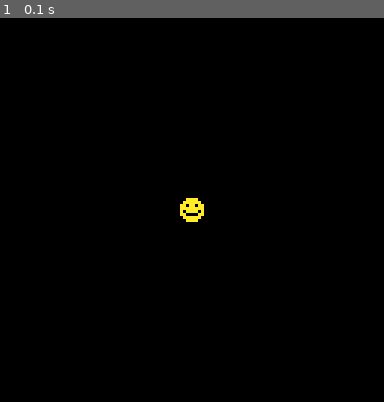
Above: before the commit, frame 1.
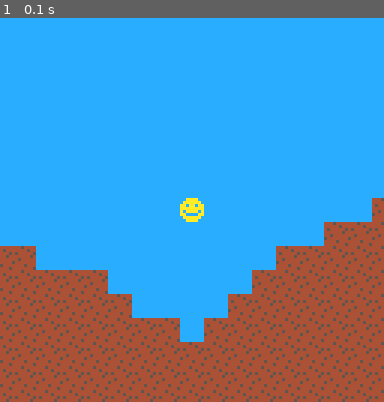
Above: after the commit, the same moment.

Repository: Bcribb/vibe-mine-pico
Game: PICO-8 cartridge vibe_mine.p8
Two runs of this game, one before a commit and one after it. Both use one fixed random seed, a clock stepped at 60 frames per second and the inputs below.
Inputs:
- Up to frame 1 (0.1 s): no input

The runs differ from the first frame. In frame 1, 100% of the frame differs, in the area x 0-100%, y 0-100%.

Commit message:
VIBIN: add noise-based terrain generation with chunk loading
Implement a 2D sidescroller terrain system using 1D Perlin noise (FBM)
with on-demand chunk generation. Dirt tiles fill below the noise-generated
surface, chunks load/unload within a configurable distance from the player,
and the tile grid is aligned to the player sprite at screen center.

Co-authored-by: Cursor <cursoragent@cursor.com>

Diff:
--- /dev/null
+++ b/src/constants/world.lua
@@ -0,0 +1,19 @@
+-- tile / chunk geometry
+tile_size = 8
+chunk_w   = 16
+chunk_h   = 16
+load_dist = 2
+
+-- noise / terrain
+world_seed   = 42
+surface_base = 1
+surface_amp  = 6
+noise_freq   = 0.05
+noise_oct    = 4
+
+-- tile ids
+t_air  = 0
+t_dirt = 1
+
+-- sprite slots
+spr_dirt = 2
--- a/src/main.lua
+++ b/src/main.lua
@@ -1,10 +1,18 @@
 function _init()
+ player_x=0
+ player_y=0
+ init_camera()
+ update_chunks()
 end
 
 function _update()
+ update_chunks()
 end
 
 function _draw()
- cls()
- spr(1,60,60)
+ cls(12)
+ camera(cam_x,cam_y)
+ draw_world()
+ camera()
+ spr(1,64-4,64-4)
 end
--- /dev/null
+++ b/src/scripts/camera.lua
@@ -0,0 +1,20 @@
+cam_x=0
+cam_y=0
+
+function init_camera()
+ cam_x=player_x-60
+ cam_y=player_y-60
+end
+
+function draw_world()
+ local tx0=flr(cam_x/tile_size)
+ local ty0=flr(cam_y/tile_size)
+ for tx=tx0,tx0+16 do
+  for ty=ty0,ty0+16 do
+   local t=get_tile(tx,ty)
+   if t==t_dirt then
+    spr(spr_dirt,tx*tile_size,ty*tile_size)
+   end
+  end
+ end
+end
--- /dev/null
+++ b/src/scripts/chunks.lua
@@ -0,0 +1,63 @@
+chunks={}
+
+function chunk_key(cx,cy)
+ return cx..","..cy
+end
+
+function gen_chunk(cx,cy)
+ local c={}
+ for lx=0,chunk_w-1 do
+  c[lx]={}
+  local wx=cx*chunk_w+lx
+  local sy=get_surface_y(wx)
+  for ly=0,chunk_h-1 do
+   local wy=cy*chunk_h+ly
+   if wy>=sy then
+    c[lx][ly]=t_dirt
+   else
+    c[lx][ly]=t_air
+   end
+  end
+ end
+ return c
+end
+
+function get_chunk(cx,cy)
+ local k=chunk_key(cx,cy)
+ if not chunks[k] then
+  chunks[k]=gen_chunk(cx,cy)
+ end
+ return chunks[k]
+end
+
+function get_tile(wx,wy)
+ local cx=flr(wx/chunk_w)
+ local cy=flr(wy/chunk_h)
+ local c=chunks[chunk_key(cx,cy)]
+ if not c then return t_air end
+ local lx=wx-cx*chunk_w
+ local ly=wy-cy*chunk_h
+ return c[lx] and c[lx][ly] or t_air
+end
+
+function update_chunks()
+ local pcx=flr(player_x/tile_size/chunk_w)
+ local pcy=flr(player_y/tile_size/chunk_h)
+
+ local keep={}
+ for cx=pcx-load_dist,pcx+load_dist do
+  for cy=pcy-load_dist,pcy+load_dist do
+   local k=chunk_key(cx,cy)
+   keep[k]=true
+   if not chunks[k] then
+    chunks[k]=gen_chunk(cx,cy)
+   end
+  end
+ end
+
+ for k in pairs(chunks) do
+  if not keep[k] then
+   chunks[k]=nil
+  end
+ end
+end
--- /dev/null
+++ b/src/scripts/noise.lua
@@ -0,0 +1,29 @@
+-- 1d value noise using srand/rnd for deterministic hashing
+function pnoise(x)
+ local xi=flr(x)
+ local xf=x-xi
+ xf=xf*xf*(3-2*xf)
+ srand(xi+world_seed)
+ local a=rnd()
+ srand(xi+1+world_seed)
+ local b=rnd()
+ return a+(b-a)*xf
+end
+
+-- fractional brownian motion (layered octaves)
+function fbm(x,oct)
+ local val,amp,freq,tot=0,1,1,0
+ for i=1,oct do
+  val+=pnoise(x*freq)*amp
+  tot+=amp
+  amp*=0.5
+  freq*=2
+ end
+ return val/tot
+end
+
+-- terrain surface height for a given tile-x
+function get_surface_y(wx)
+ local h=fbm(wx*noise_freq,noise_oct)
+ return flr(surface_base+h*surface_amp*2-surface_amp)
+end
--- a/vibe_mine.p8
+++ b/vibe_mine.p8
@@ -1,16 +1,20 @@
 pico-8 cartridge // http://www.pico-8.com
 version 43
 __lua__
+#include src/constants/world.lua
+#include src/scripts/noise.lua
+#include src/scripts/chunks.lua
+#include src/scripts/camera.lua
 #include src/main.lua
 __gfx__
-0000000000aaaa000000000000000000000000000000000000000000000000000000000000000000000000000000000000000000000000000000000000000000
-000000000aaaaaa00000000000000000000000000000000000000000000000000000000000000000000000000000000000000000000000000000000000000000
-00700700aa0aa0aa0000000000000000000000000000000000000000000000000000000000000000000000000000000000000000000000000000000000000000
-00077000aaaaaaaa0000000000000000000000000000000000000000000000000000000000000000000000000000000000000000000000000000000000000000
-00077000a0aaaa0a0000000000000000000000000000000000000000000000000000000000000000000000000000000000000000000000000000000000000000
-00700700aa0000aa0000000000000000000000000000000000000000000000000000000000000000000000000000000000000000000000000000000000000000
-000000000aaaaaa00000000000000000000000000000000000000000000000000000000000000000000000000000000000000000000000000000000000000000
-0000000000aaaa000000000000000000000000000000000000000000000000000000000000000000000000000000000000000000000000000000000000000000
+0000000000aaaa004445444400000000000000000000000000000000000000000000000000000000000000000000000000000000000000000000000000000000
+000000000aaaaaa04444454400000000000000000000000000000000000000000000000000000000000000000000000000000000000000000000000000000000
+00700700aa0aa0aa4544444500000000000000000000000000000000000000000000000000000000000000000000000000000000000000000000000000000000
+00077000aaaaaaaa4444445400000000000000000000000000000000000000000000000000000000000000000000000000000000000000000000000000000000
+00077000a0aaaa0a4454444400000000000000000000000000000000000000000000000000000000000000000000000000000000000000000000000000000000
+00700700aa0000aa5444444400000000000000000000000000000000000000000000000000000000000000000000000000000000000000000000000000000000
+000000000aaaaaa04444544400000000000000000000000000000000000000000000000000000000000000000000000000000000000000000000000000000000
+0000000000aaaa004444444500000000000000000000000000000000000000000000000000000000000000000000000000000000000000000000000000000000
 
 
 
Not shown, changed: .cursor/rules/Files.mdc
Not shown, added: .cursor/rules/Pico-8-LS.mdc
Not shown, changed: web/index.js
